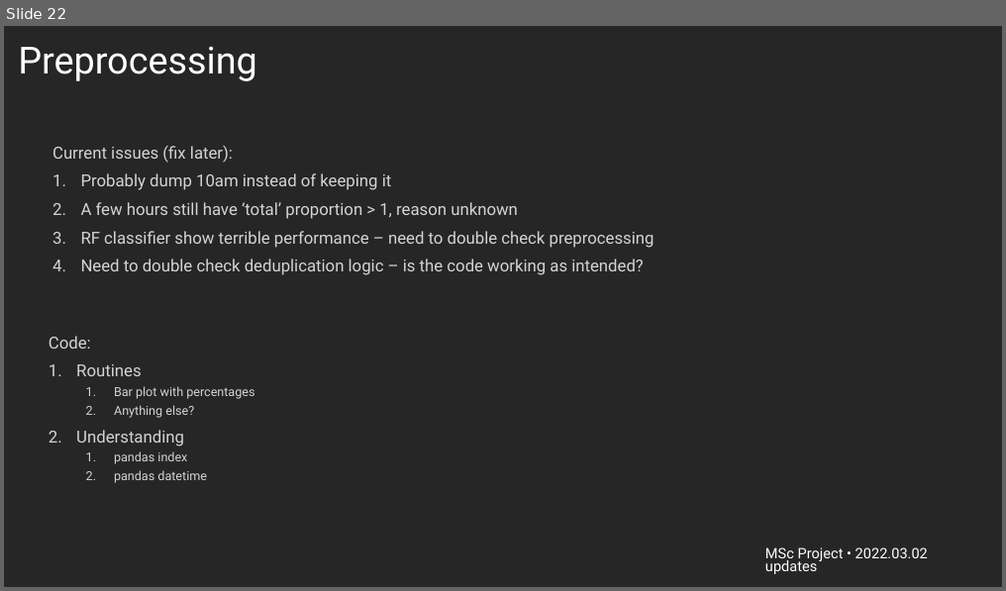
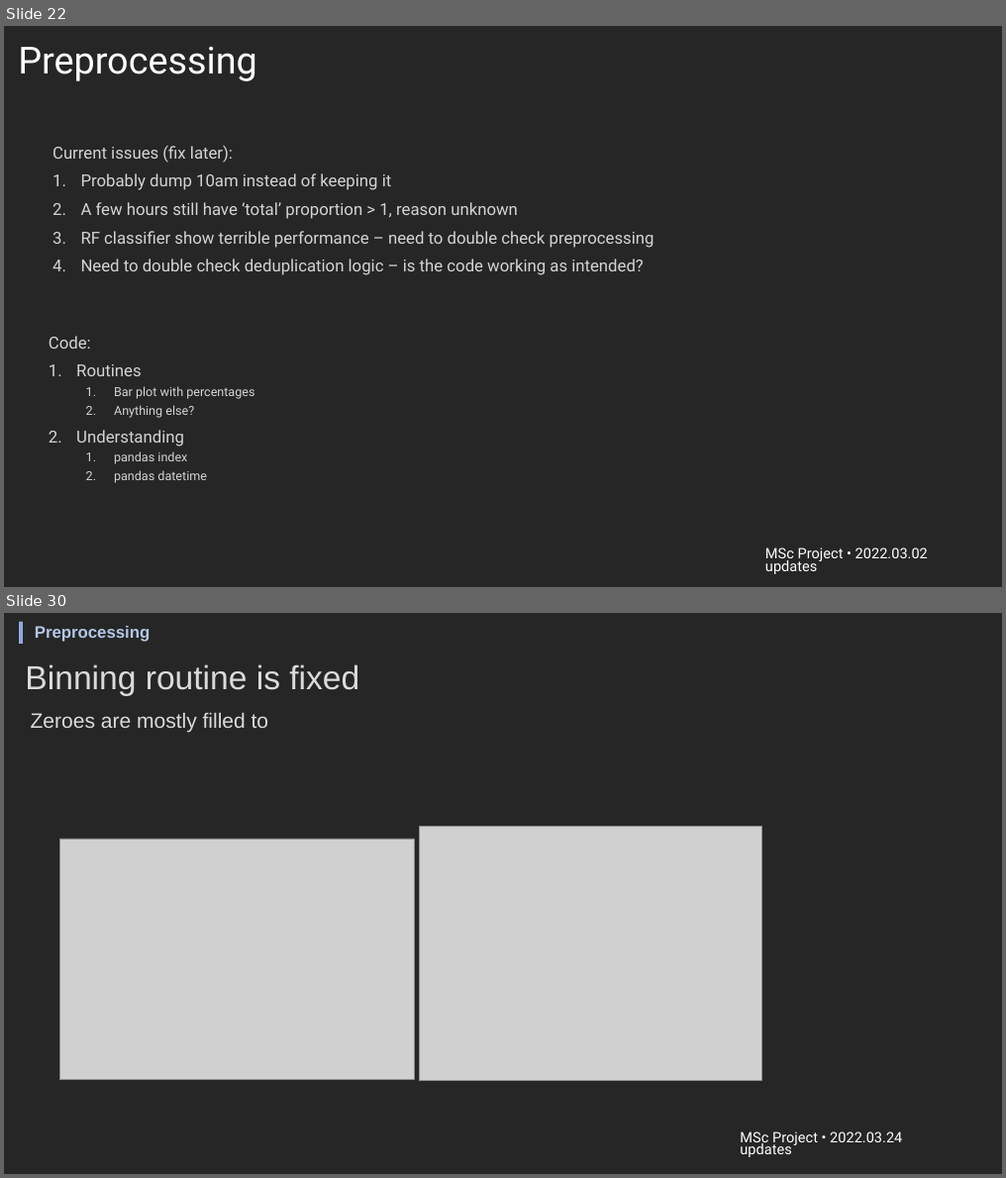
Before and after one commit to harris-yh-wong/msc-research-project, a slide deck: viz/msc_project_updates.pptx. Shown one above the other, each under a label of ours: slide 22 before the commit, slides 22 and 30 after it; the slides between them are not shown. The pictures are 1006x591 and 1006x1178 pixels, drawn with LibreOffice and Linux fonts; fonts in the diff are those of the drawing; grey boxes stand for pictures; background and template pictures are left out. Boxes give left, top, right and bottom in pixels: in the first picture for what was removed or moved away, otherwise in the second. Text is boxed around its words. In the diff, an @@ line names an element or a change of style, - is before the commit and + after.

```diff
--- a/viz/msc_project_updates.pptx
+++ b/viz/msc_project_updates.pptx
@@ slide 30 added at bbox=[4, 613, 1002, 1174], background #262626 @@
@@ rectangle added at bbox=[19, 622, 23, 644], fill #8FAADC @@
@@ text added at bbox=[35, 626, 150, 642], 16 pt, text #B4C7E7, bold @@
+Preprocessing
@@ title added at bbox=[25, 664, 359, 696], 32 pt, text #DBDBDB @@
+Binning routine is fixed
@@ text added at bbox=[31, 712, 269, 733], 20 pt, text #DBDBDB @@
+Zeroes are mostly filled to
@@ picture added at bbox=[59, 839, 414, 1080] @@
@@ picture added at bbox=[420, 827, 762, 1081] @@
@@ text added at bbox=[740, 1132, 902, 1157], 13.9 pt, text #FFFFFF @@
+MSc Project • 2022.03.24 updates
```
Also in this commit, not shown: 4 slides changed, 8 other slides added.
